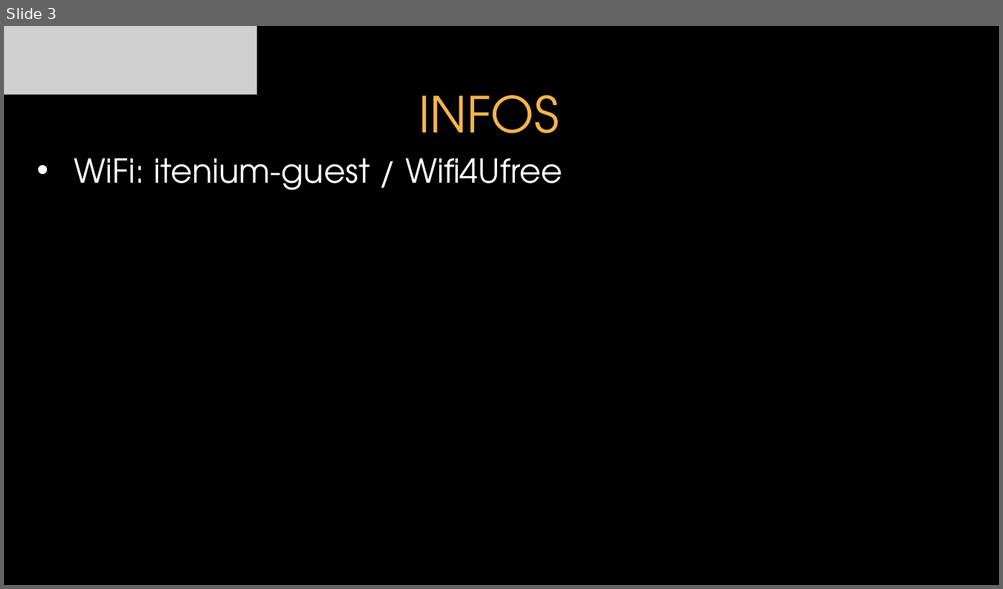
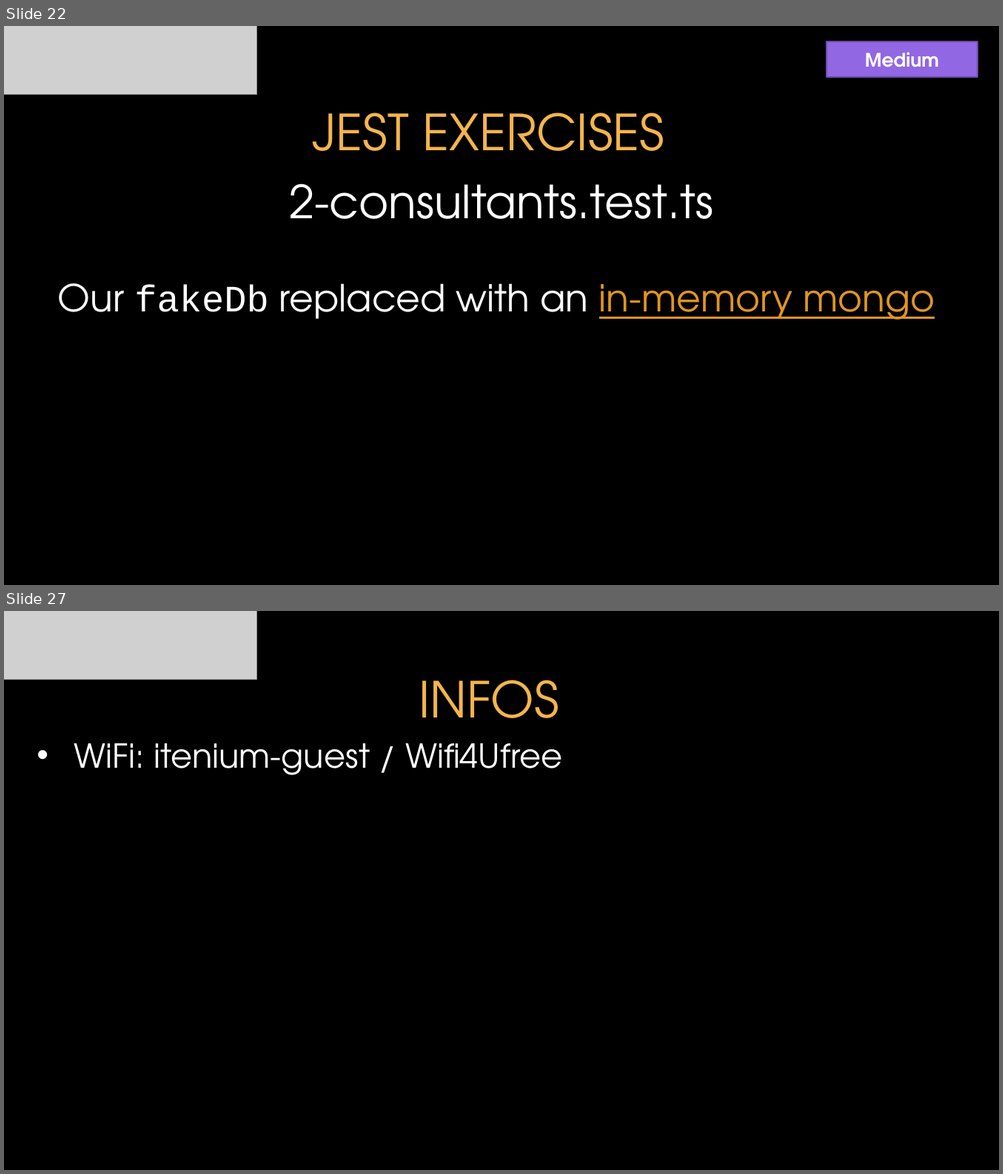
Before and after one commit to itenium-be/Frontend-UnitTesting, a slide deck: Frontend-UnitTesting.pptx. Shown one above the other, each under a label of ours: slide 3 before the commit, slides 22 and 27 after it; the slides between them are not shown. The pictures are 1003x589 and 1003x1174 pixels, drawn with LibreOffice and Linux fonts; fonts in the diff are those of the drawing; grey boxes stand for pictures; background and template pictures are left out. Boxes give left, top, right and bottom in pixels: in the first picture for what was removed or moved away, otherwise in the second. Text is boxed around its words. In the diff, an @@ line names an element or a change of style, - is before the commit and + after.

Commit message:
update pptx - part 1 Jest

```diff
--- a/Frontend-UnitTesting.pptx
+++ b/Frontend-UnitTesting.pptx
@@ slide 22 added at (4,26,999,585), background picture (left out) @@
@@ picture added at (4,26,256,95) @@
@@ rectangle added at (826,41,977,77), fill #9167E3, outline #6B4CA8 1.5 pt, 18 pt, text #FFFFFF, bold @@
+Medium
@@ title added at (312,113,664,151), 48 pt, text #F4B54B @@
+JEST EXERCISES
@@ text added at (289,184,713,219), 44 pt, text #FFFFFF @@
+2-consultants.test.ts
@@ text added at (58,284,934,320), 36 pt, text #FFFFFF @@
+Our fakeDb replaced with an in-memory mongo
@@ what was slide 3 is now slide 27 @@
```
Also in this commit, not shown: 1 slide changed, 23 other slides added.
